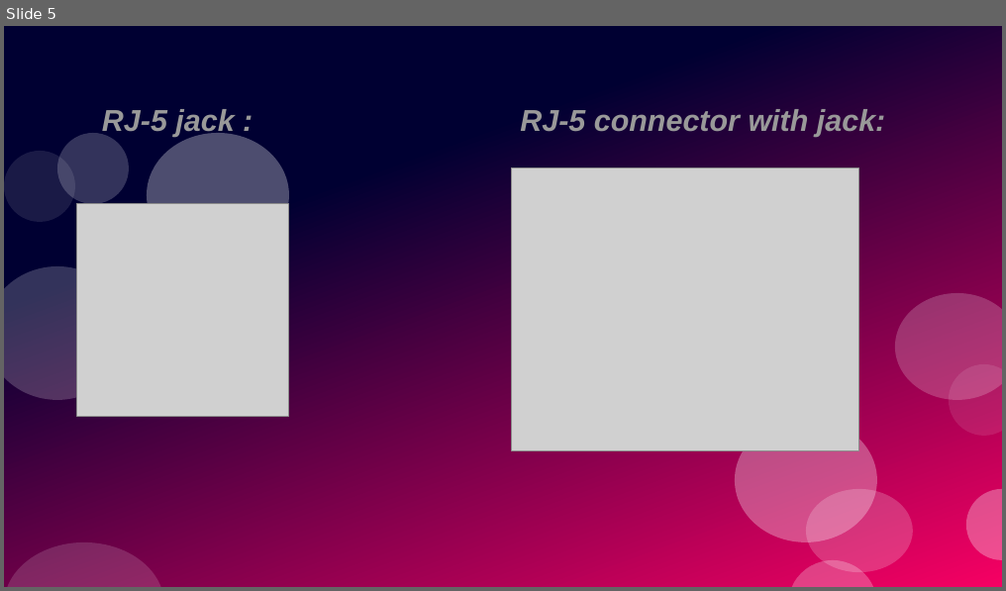
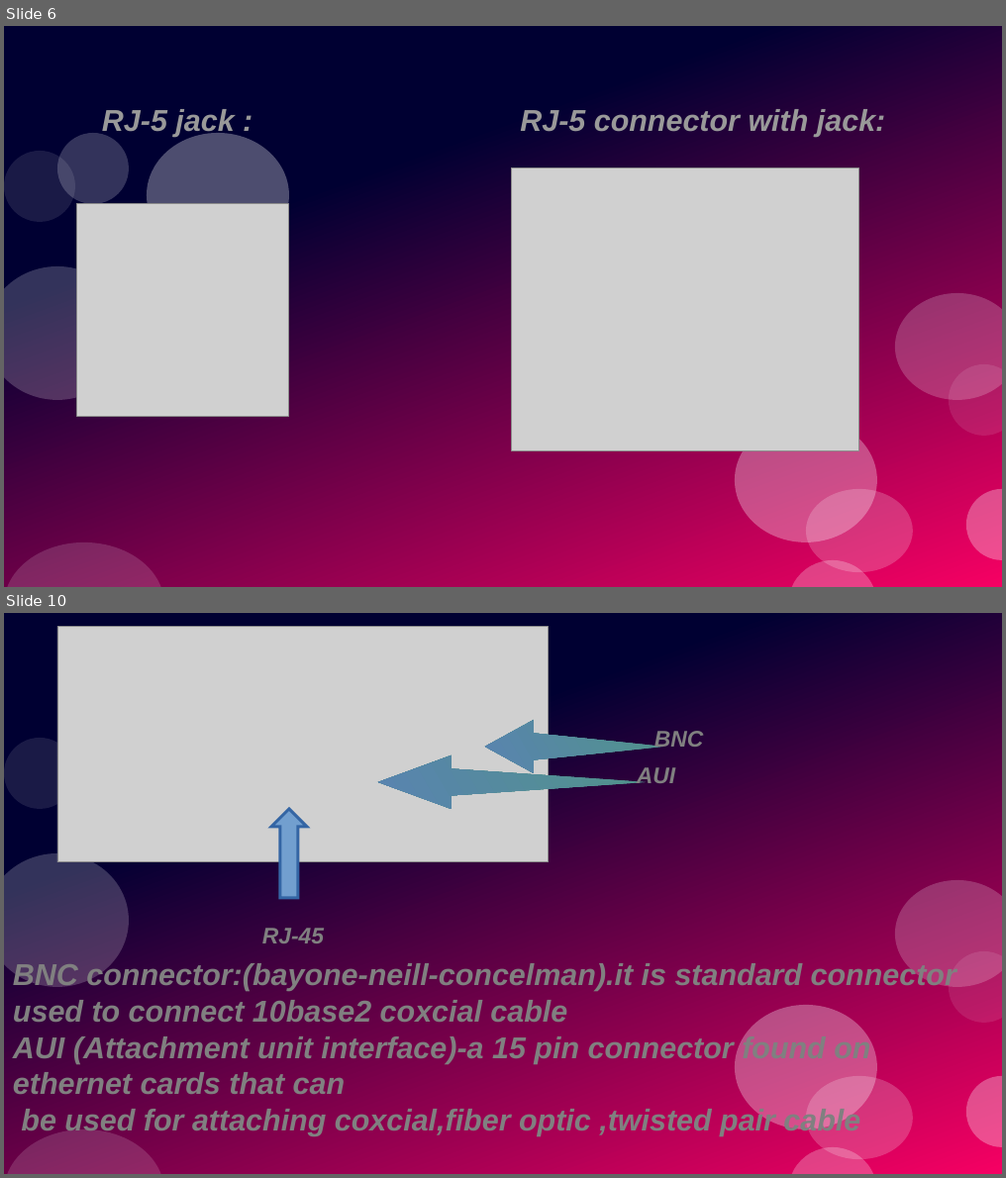
Before and after one commit to rudnesh/school, a slide deck: computer.odp. Shown one above the other, each under a label of ours: slide 5 before the commit, slides 6 and 10 after it; the slides between them are not shown. The pictures are 1006x591 and 1006x1178 pixels, drawn with LibreOffice and Linux fonts; fonts in the diff are those of the drawing; grey boxes stand for pictures. Boxes give left, top, right and bottom in pixels: in the first picture for what was removed or moved away, otherwise in the second. Text is boxed around its words. In the diff, an @@ line names an element or a change of style, - is before the commit and + after.

```diff
--- a/computer.odp
+++ b/computer.odp
@@ slide 10 added at <box>4,613,1002,1174</box>, background #FFFFFF; not listed: 11 template elements that a slide beside it also shows @@
@@ picture added at <box>57,627,548,862</box> @@
@@ freeform shape added at <box>485,720,663,773</box>, fill gradient #50938A to #5983B0 @@
@@ text added at <box>654,731,703,748</box>, 18 pt, text #808080, bold, italic @@
+BNC
@@ freeform shape added at <box>378,756,646,809</box>, fill gradient #50938A to #5983B0 @@
@@ text added at <box>637,767,675,783</box>, 18 pt, text #808080, bold, italic @@
+AUI
@@ up arrow added at <box>271,809,307,898</box>, fill #729FCF, outline #3465A4 2.3 pt @@
@@ text added at <box>262,928,324,944</box>, 18 pt, text #808080, bold, italic @@
+RJ-45
@@ text added at <box>13,961,956,1022</box>, 24 pt, text #808080, bold, italic @@
+BNC connector:(bayone-neill-concelman).it is standard connector used to connect 10base2 coxcial cable
@@ text added at <box>13,1035,870,1137</box>, 24 pt, text #808080, bold, italic @@
+AUI (Attachment unit interface)-a 15 pin connector found on ethernet cards that can
+be used for attaching coxcial,fiber optic ,twisted pair cable
@@ what was slide 5 is now slide 6 @@
```
Also in this commit, not shown: 4 slides changed, 17 other slides added, 1 slide removed.
